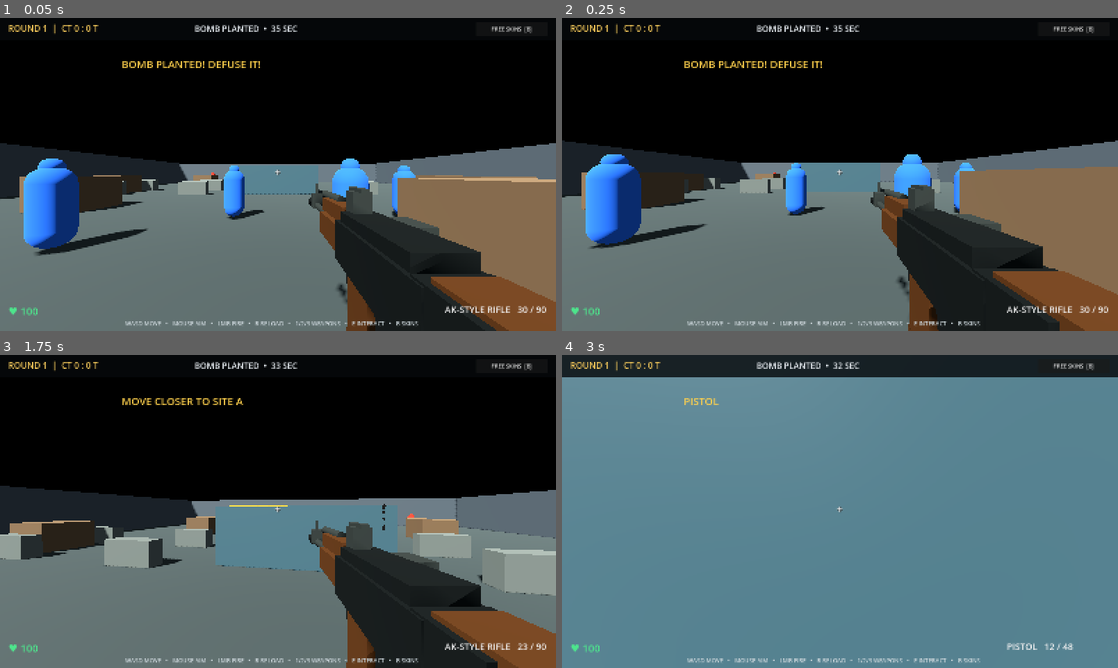
Above: before the commit, frames 1-4 (two rows, left to right).
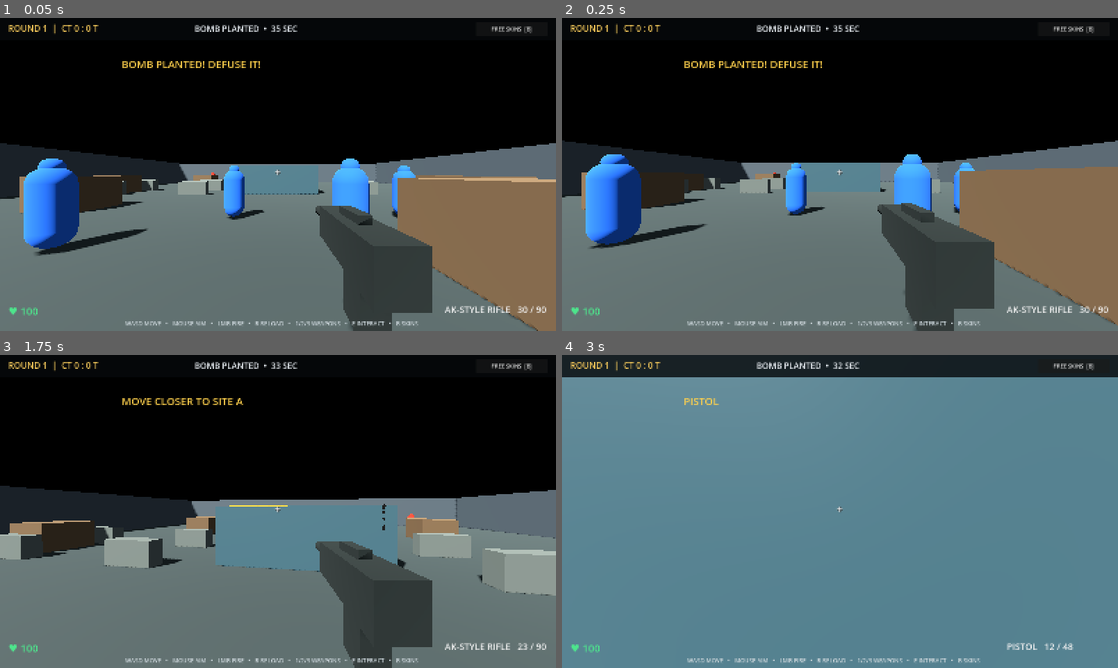
Above: after the commit, the same moments.

Repository: a89526425040-creator/ks2
Game: Godot game, scene res://Main.tscn
Two runs of this game, one before a commit and one after it. Both use one fixed random seed, a clock stepped at 60 frames per second and the inputs below.
Inputs (mouse positions are in pixels of both pictures, inside the frame that each line leads up to):
- Up to frame 1 (0.05 s): no input
- Up to frame 2 (0.25 s): no input
- Up to frame 3 (1.75 s): tap Enter at 0.5 s; move the mouse to (305, 511) at 0.52 s; press the mouse at (305, 511) at 0.53 s; hold W (move_forward) from 0.53 s (still down); tap Space (jump) at 0.77, 1.52 s; move the mouse to (250, 511) at 1.27 s; release the mouse at (250, 511) at 1.28 s; tap E (interact) at 1.35 s
- Up to frame 4 (3 s): keep holding W (move_forward); move the mouse to (851, 505) at 2.02 s; hold 1 (weapon_1) 2.03-2.78 s; move the mouse to (834, 517) at 2.77 s; tap 2 (weapon_2) at 2.85 s

The runs differ from the first frame. In frame 1, 11% of the frame differs, in the area x 55-100%, y 52-100%; in frame 2, 12%; in frame 3, 11%; in frame 4, nothing differs.

Commit message:
Load original AKS-74 FBX and add textured camouflage skins

Diff:
--- a/main.gd
+++ b/main.gd
@@ -250,54 +250,67 @@
 	_create_reload_magazine()
 
 func _load_ak_weapon() -> void:
-	# Build a clean AK-style first-person weapon from separate parts.
-	# The imported FBX is intentionally not used here: its stock contains
-	# an unwanted protruding rod which is part of the source geometry.
+	# Use the supplied AKS-74 FBX as the actual in-game rifle.
 	imported_weapon = Node3D.new()
-	imported_weapon.name = "CleanAKS74"
+	imported_weapon.name = "ImportedAKS74"
 	weapon_view.add_child(imported_weapon)
-	var dark := _weapon_material(Color(0.105, 0.115, 0.11), 0.38)
-	var metal := _weapon_material(Color(0.19, 0.205, 0.19), 0.32)
-	var wood := _weapon_material(Color(0.30, 0.19, 0.105), 0.72)
-	var black := _weapon_material(Color(0.045, 0.05, 0.047), 0.3)
-
-	# Receiver and upper cover.
-	_weapon_box(imported_weapon, "Receiver", Vector3(0.17, 0.17, 0.48), Vector3(0, 0, 0.02), dark)
-	_weapon_box(imported_weapon, "Top cover", Vector3(0.145, 0.045, 0.40), Vector3(0, 0.105, 0.015), metal)
-	_weapon_box(imported_weapon, "Rear receiver block", Vector3(0.16, 0.15, 0.13), Vector3(0, 0.015, 0.29), dark)
-
-	# Wooden handguard and the barrel assembly.
-	_weapon_box(imported_weapon, "Lower handguard", Vector3(0.155, 0.125, 0.34), Vector3(0, -0.005, -0.385), wood)
-	_weapon_box(imported_weapon, "Upper handguard", Vector3(0.12, 0.075, 0.34), Vector3(0, 0.105, -0.385), wood)
-	_weapon_cylinder(imported_weapon, "Barrel", 0.027, 0.027, 0.58, Vector3(0, 0.015, -0.82), metal)
-	_weapon_cylinder(imported_weapon, "Muzzle brake", 0.043, 0.038, 0.13, Vector3(0, 0.015, -1.16), black)
-	_weapon_cylinder(imported_weapon, "Gas tube", 0.025, 0.025, 0.34, Vector3(0, 0.145, -0.55), dark)
-
-	# Solid wooden buttstock: no thin rod or brace behind the stock.
-	_weapon_box(imported_weapon, "Wooden buttstock", Vector3(0.13, 0.19, 0.43), Vector3(0, 0.005, 0.47), wood)
-	_weapon_box(imported_weapon, "Rubber butt plate", Vector3(0.14, 0.205, 0.035), Vector3(0, 0.005, 0.70), black)
-
-	# Pistol grip and curved-looking detachable magazine.
-	var grip := _weapon_box(imported_weapon, "Pistol grip", Vector3(0.105, 0.24, 0.13), Vector3(0, -0.19, 0.12), black)
-	grip.rotation.x = -0.18
-	imported_magazine = _weapon_box(imported_weapon, "Magazine", Vector3(0.115, 0.285, 0.16), Vector3(0, -0.205, -0.075), black)
-	imported_magazine_home = imported_magazine.position
-	_weapon_box(imported_weapon, "Magazine base", Vector3(0.12, 0.025, 0.17), Vector3(0, -0.355, -0.075), metal)
-
-	# Sights, gas block, front block, charging handle and small details.
-	_weapon_box(imported_weapon, "Rear sight base", Vector3(0.075, 0.09, 0.075), Vector3(0, 0.17, -0.18), dark)
-	_weapon_box(imported_weapon, "Rear sight leaf", Vector3(0.035, 0.018, 0.12), Vector3(0, 0.22, -0.18), metal)
-	_weapon_box(imported_weapon, "Front sight block", Vector3(0.085, 0.12, 0.075), Vector3(0, 0.06, -0.99), dark)
-	_weapon_box(imported_weapon, "Front sight post", Vector3(0.018, 0.09, 0.018), Vector3(0, 0.16, -0.99), black)
-	imported_bolt = _weapon_box(imported_weapon, "Charging handle", Vector3(0.07, 0.045, 0.13), Vector3(0.105, 0.105, -0.02), metal)
-	imported_bolt_home = imported_bolt.position
-	_weapon_box(imported_weapon, "Selector", Vector3(0.018, 0.10, 0.13), Vector3(0.095, -0.015, 0.13), metal)
-
-	# Keep the existing muzzle flash and hide the old primitive placeholder.
+	var packed := load("res://896cdfacb60948bd89918a152d25c658.fbx") as PackedScene
+	if packed == null:
+		push_error("KS2: AKS-74 FBX could not be loaded; keeping fallback weapon")
+		return
+	var model := packed.instantiate() as Node3D
+	if model == null:
+		push_error("KS2: AKS-74 FBX has no Node3D root; keeping fallback weapon")
+		return
+	model.name = "AKS74_FBX"
+	imported_weapon.add_child(model)
+	call_deferred("_fit_imported_ak", model)
+
+
+func _fit_imported_ak(model: Node3D) -> void:
+	if not is_instance_valid(model) or not is_instance_valid(imported_weapon):
+		return
+	var bounds := _collect_weapon_bounds(model, model)
+	if bounds.size.length() < 0.01:
+		push_error("KS2: imported AKS-74 has no mesh bounds; keeping fallback")
+		imported_weapon.queue_free()
+		imported_weapon = null
+		return
+	# Normalize the FBX forward axis and scale it for the first-person camera.
+	var axis_sizes := [bounds.size.x, bounds.size.y, bounds.size.z]
+	var longest_axis := 0
+	if axis_sizes[1] > axis_sizes[longest_axis]:
+		longest_axis = 1
+	if axis_sizes[2] > axis_sizes[longest_axis]:
+		longest_axis = 2
+	if longest_axis == 0:
+		model.rotation.y = PI * 0.5
+	elif longest_axis == 1:
+		model.rotation.x = PI * 0.5
+	await get_tree().process_frame
+	if not is_instance_valid(model) or not is_instance_valid(imported_weapon):
+		return
+	bounds = _collect_weapon_bounds(model, imported_weapon)
+	if bounds.size.length() < 0.01:
+		push_error("KS2: failed to fit imported AKS-74; keeping fallback")
+		imported_weapon.queue_free()
+		imported_weapon = null
+		return
+	var longest := maxf(bounds.size.x, maxf(bounds.size.y, bounds.size.z))
+	var fit_scale := 1.38 / maxf(longest, 0.001)
+	imported_weapon.scale = Vector3.ONE * fit_scale
+	imported_weapon.position = -bounds.get_center() * fit_scale + Vector3(0.0, -0.015, 0.0)
+	imported_magazine = _find_weapon_part(imported_weapon, ["magazine", "mag"])
+	imported_bolt = _find_weapon_part(imported_weapon, ["charging", "bolt", "handle"])
+	if is_instance_valid(imported_magazine):
+		imported_magazine_home = imported_magazine.position
+	if is_instance_valid(imported_bolt):
+		imported_bolt_home = imported_bolt.position
 	for part in fallback_weapon_parts:
 		if is_instance_valid(part):
 			part.visible = false
-	print("KS2: clean procedural AKS-74 assembled; stock rod removed")
+	_apply_weapon_skin(0)
+	print("KS2: original AKS-74 FBX loaded; fitted bounds=", bounds)
 
 
 func _weapon_material(color: Color, roughness: float) -> StandardMaterial3D:
@@ -589,15 +602,54 @@
 	for child in node.get_children():
 		if child is MeshInstance3D:
 			var part := child as MeshInstance3D
-			var part_name := part.name.to_lower()
-			var color := primary
-			if part_name.contains("wood") or part_name.contains("handguard"):
-				color = accent
-			elif part_name.contains("barrel") or part_name.contains("sight") or part_name.contains("gas") or part_name.contains("charging"):
-				color = secondary
-			elif part_name.contains("magazine") or part_name.contains("selector"):
-				color = accent
-			part.material_override = _weapon_material(color, 0.4)
+			if part.mesh != null:
+				for surface in range(part.mesh.get_surface_count()):
+					var source: Material = part.get_active_material(surface)
+					var base_texture: Texture2D
+					var base_color := Color.WHITE
+					if source is StandardMaterial3D:
+						base_texture = (source as StandardMaterial3D).albedo_texture
+						base_color = (source as StandardMaterial3D).albedo_color
+					var a := primary
+					var b := secondary
+					var c := accent
+					var part_name := part.name.to_lower()
+					if part_name.contains("wood") or part_name.contains("stock") or part_name.contains("handguard"):
+						a = accent
+						b = primary
+					elif part_name.contains("magazine") or part_name.contains("mag"):
+						a = secondary
+					var shader := Shader.new()
+					shader.code = """
+shader_type spatial;
+render_mode diffuse_burley, specular_schlick_ggx;
+uniform sampler2D base_texture : source_color;
+uniform bool has_base_texture = false;
+uniform vec4 base_tint : source_color = vec4(1.0);
+uniform vec4 skin_a : source_color = vec4(0.12, 0.15, 0.13, 1.0);
+uniform vec4 skin_b : source_color = vec4(0.25, 0.28, 0.24, 1.0);
+uniform vec4 skin_c : source_color = vec4(0.42, 0.38, 0.27, 1.0);
+void fragment() {
+	vec3 original = has_base_texture ? texture(base_texture, UV).rgb : vec3(1.0);
+	float noise_value = fract(sin(dot(floor(UV * 34.0), vec2(127.1, 311.7))) * 43758.5453);
+	float wave = sin(UV.x * 41.0 + sin(UV.y * 23.0) * 3.0) * 0.5 + 0.5;
+	float mask_a = smoothstep(0.28, 0.48, noise_value + wave * 0.20);
+	float mask_b = smoothstep(0.52, 0.72, noise_value + wave * 0.16);
+	vec3 camo = mix(skin_a.rgb, skin_b.rgb, mask_a);
+	camo = mix(camo, skin_c.rgb, mask_b * 0.72);
+	ALBEDO = original * base_tint.rgb * camo * 1.65;
+	ROUGHNESS = 0.68;
+}
+"""
+					var skin_material := ShaderMaterial.new()
+					skin_material.shader = shader
+					skin_material.set_shader_parameter("base_texture", base_texture)
+					skin_material.set_shader_parameter("has_base_texture", base_texture != null)
+					skin_material.set_shader_parameter("base_tint", base_color)
+					skin_material.set_shader_parameter("skin_a", a)
+					skin_material.set_shader_parameter("skin_b", b)
+					skin_material.set_shader_parameter("skin_c", c)
+					part.set_surface_override_material(surface, skin_material)
 		_apply_ak_skin_recursive(child, primary, secondary, accent)
 
 
